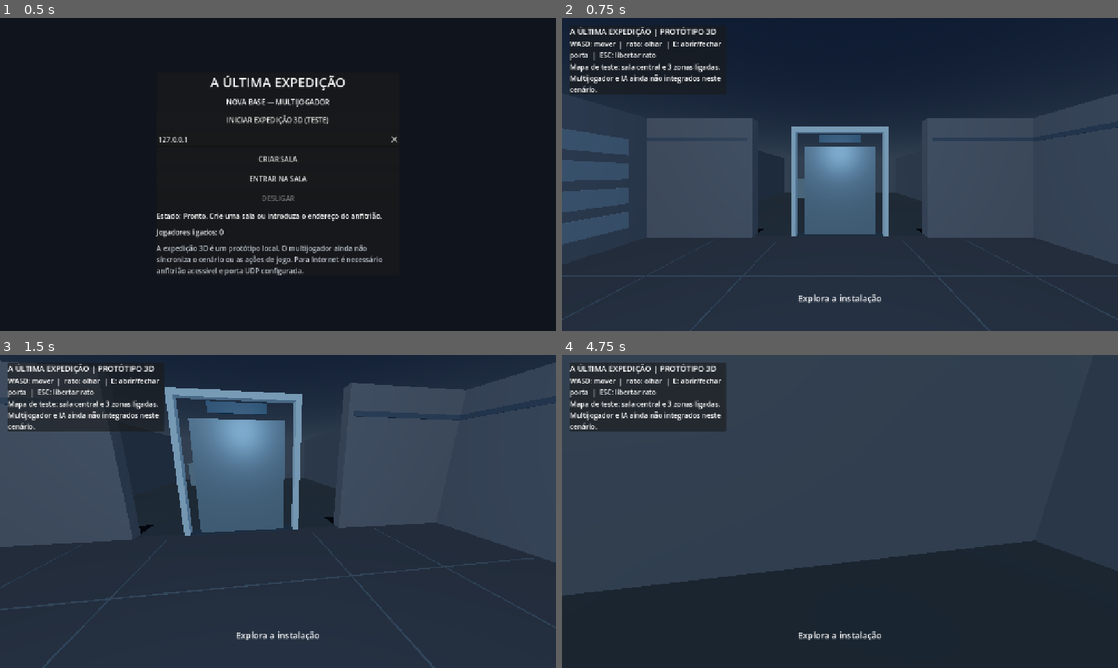
Above: before the commit, frames 1-4 (two rows, left to right).
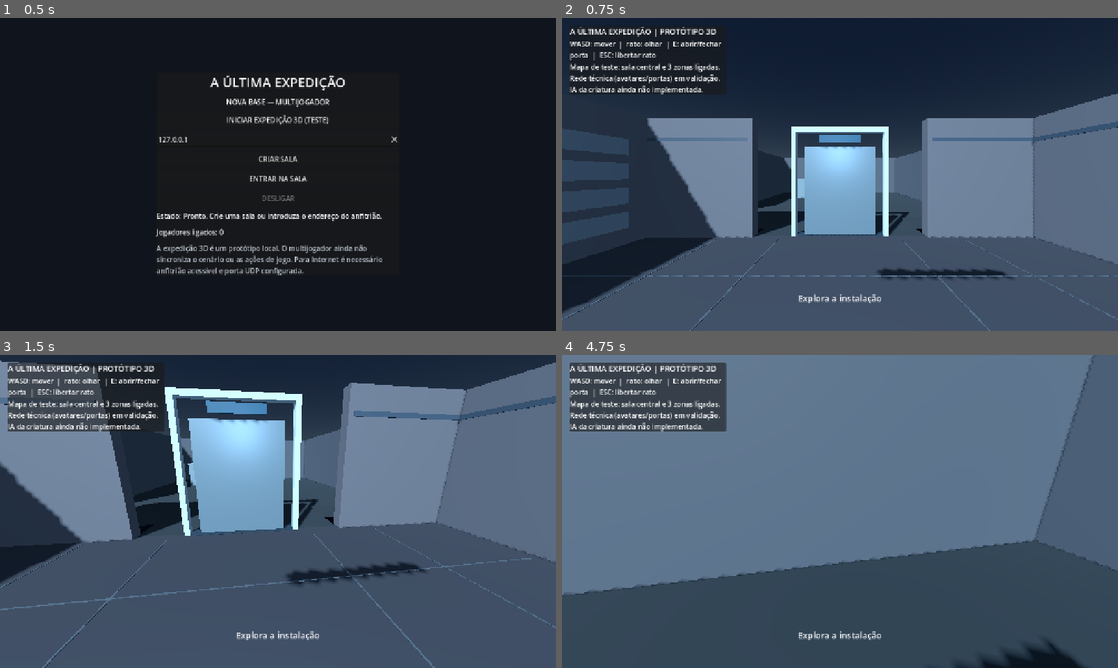
Above: after the commit, the same moments.

Repository: lufime/Valep-lis---Cidade-Viva-
Game: Godot game, scene res://scenes/main.tscn
Two runs of this game, one before a commit and one after it. Both use one fixed random seed, a clock stepped at 60 frames per second and the inputs below.
Inputs (mouse positions are in pixels of both pictures, inside the frame that each line leads up to):
- Up to frame 1 (0.5 s): no input
- Up to frame 2 (0.75 s): click "INICIAR EXPEDIÇÃO 3D (TESTE)" at 0.5 s
- Up to frame 3 (1.5 s): tap Enter at 1.25 s; move the mouse to (305, 511) at 1.27 s; hold W from 1.28 s (still down); tap E at 1.35 s; click (305, 511) at 1.42 s
- Up to frame 4 (4.75 s): keep holding W; move the mouse to (812, 511) at 2.02 s; tap E every 0.75 s from 2.1 to 4.35 s; move the mouse to (851, 505) at 2.77 s; move the mouse to (834, 517) at 3.52 s; click (834, 517) at 3.67 s; move the mouse to (878, 514) at 4.27 s

Frame 1 is identical in both runs. In frame 2, 55% of the frame differs, in the area x 0-100%, y 18-100%; in frame 3, 81%; in frame 4, 97%, in the area x 0-100%, y 0-100%.

Commit message:
Aumentar profundidade da iluminação e clarificar o estado da IA

Diff:
--- a/expedicao/scripts/expedition_3d.gd
+++ b/expedicao/scripts/expedition_3d.gd
@@ -421,21 +421,21 @@
 	env.sky.sky_material = sky_material
 	env.ambient_light_source = Environment.AMBIENT_SOURCE_COLOR
 	env.ambient_light_color = Color("#8ba0b8")
-	env.ambient_light_energy = 0.62
+	env.ambient_light_energy = 0.52
 	env.tonemap_mode = Environment.TONE_MAPPER_FILMIC
 	environment.environment = env
 	add_child(environment)
 
 	var light := DirectionalLight3D.new()
 	light.rotation_degrees = Vector3(-38, -28, 0)
-	light.light_energy = 0.22
-	light.shadow_enabled = false
+	light.light_energy = 0.72
+	light.shadow_enabled = true
 	add_child(light)
 
 	var fill := OmniLight3D.new()
 	fill.position = Vector3(0, 2.7, 0)
 	fill.light_color = Color("#b9d9ff")
-	fill.light_energy = 0.82
+	fill.light_energy = 0.42
 	fill.omni_range = 12.0
 	add_child(fill)
 
@@ -616,6 +616,6 @@
 	info.autowrap_mode = TextServer.AUTOWRAP_WORD_SMART
 	stack.add_child(info)
 	var note := Label.new()
-	note.text = "Mapa de teste: sala central e 3 zonas ligadas. Multijogador e IA ainda não integrados neste cenário."
+	note.text = "Mapa de teste: sala central e 3 zonas ligadas. Rede técnica (avatares/portas) em validação. IA da criatura ainda não implementada."
 	note.autowrap_mode = TextServer.AUTOWRAP_WORD_SMART
 	stack.add_child(note)
--- a/expedicao/tests/test_expedition_3d.gd
+++ b/expedicao/tests/test_expedition_3d.gd
@@ -18,6 +18,9 @@
 	root.add_child(scene)
 	await process_frame
 	await physics_frame
+
+	_test_environment_lighting(scene)
+	_test_hud_status(scene)
 
 	var player := scene.get_node_or_null("LocalPlayer") as CharacterBody3D
 	_check(player != null, "A cena deve criar o jogador local")
@@ -549,3 +552,28 @@
 	_check(bool(door.get_meta("open", false)), "O anfitrião alterna a porta a partir do estado autoritativo")
 	scene.call("_toggle_door_authoritatively", "DoorToNorth")
 	_check(not bool(door.get_meta("open", true)), "O anfitrião fecha a porta sem confiar no estado pedido pelo cliente")
+
+func _test_environment_lighting(scene: Node3D) -> void:
+	var environment: WorldEnvironment
+	var key_light: DirectionalLight3D
+	for child in scene.get_children():
+		if child is WorldEnvironment:
+			environment = child as WorldEnvironment
+		elif child is DirectionalLight3D:
+			key_light = child as DirectionalLight3D
+	_check(environment != null and environment.environment != null, "O cenário deve ter um ambiente de renderização configurado")
+	_check(key_light != null and key_light.shadow_enabled, "A luz principal deve projetar sombras para dar profundidade ao cenário")
+	if key_light != null:
+		_check(key_light.light_energy >= 0.6, "A luz principal deve ter intensidade suficiente para revelar os materiais")
+
+func _test_hud_status(scene: Node3D) -> void:
+	var labels := scene.find_children("*", "Label", true, false)
+	var status_note: Label
+	for item in labels:
+		var label := item as Label
+		if label != null and label.text.contains("IA da criatura ainda não implementada"):
+			status_note = label
+			break
+	_check(status_note != null, "O HUD deve declarar explicitamente que a IA da criatura ainda não está implementada")
+	if status_note != null:
+		_check(status_note.text.contains("Rede técnica") and status_note.text.contains("em validação"), "O HUD deve distinguir a rede técnica em validação da IA ainda não implementada")
